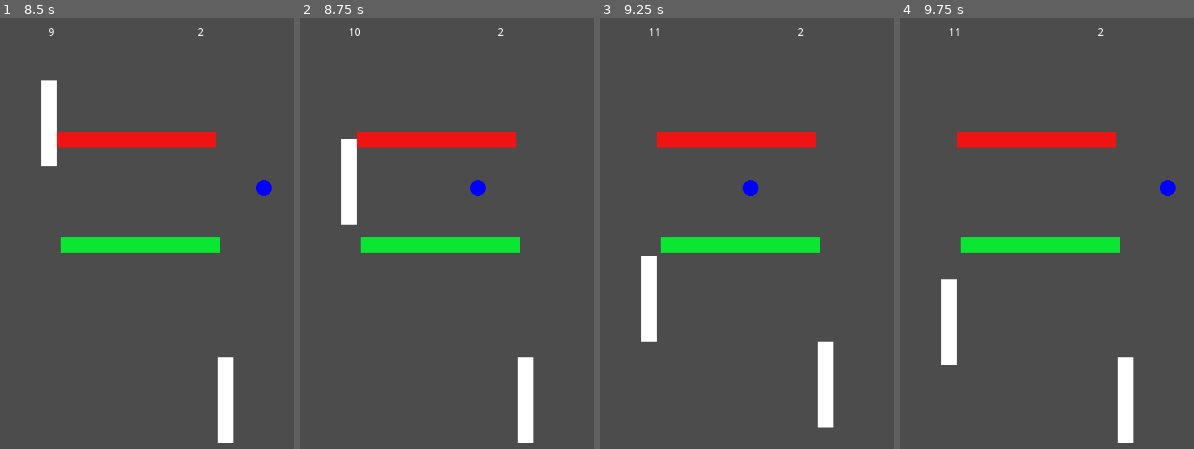
Above: before the commit, frames 1-4 (left to right).
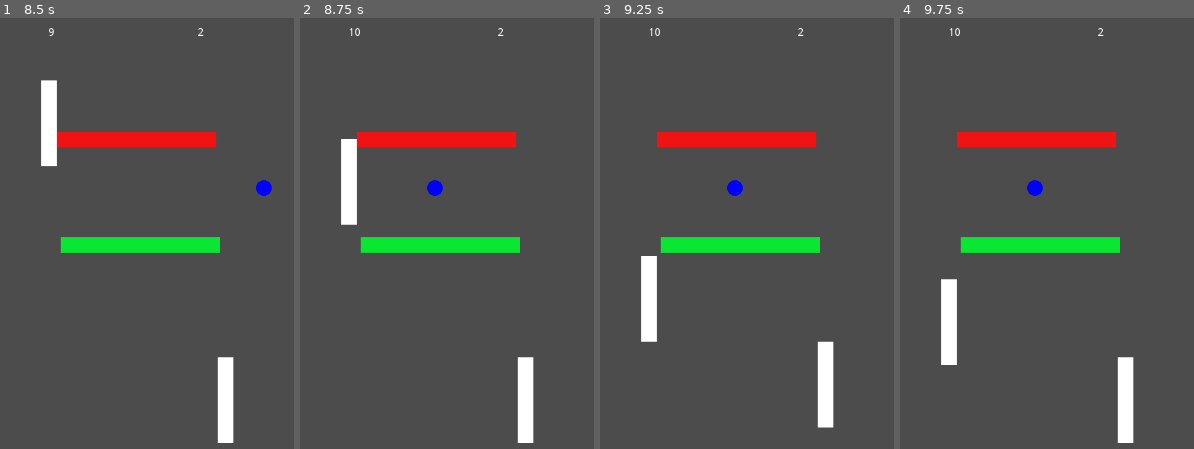
Above: after the commit, the same moments.

Repository: bitwes/GutTutorials
Game: Godot game, scene res://scenes/Game.tscn
The game is run twice, just before and just after one commit, with the same random seed, the same clock (stepped at 60 frames per second) and the same inputs. The project has no main scene, so this scene is started directly.
Inputs:
- Up to frame 1 (8.5 s): hold A (P1_Up) 0.53-1.28 s; hold Down (P2_Down) 0.53-1.28 s; hold Z (P1_Down) 1.28-2.03 s; tap Up (P2_Up) every 1.5 s from 1.35 to 7.35 s; hold Down (P2_Down) 2.03-2.78 s; hold A (P1_Up) 2.03-3.53 s; hold Down (P2_Down) 3.53-4.28 s; hold Z (P1_Down) 3.53-5.78 s; hold Down (P2_Down) 5.03-5.78 s; hold A (P1_Up) 5.78-8.03 s; hold Down (P2_Down) 6.53-7.28 s; hold Z (P1_Down) from 8.03 s (still down); hold Down (P2_Down) from 8.03 s (still down)
- Up to frame 2 (8.75 s): keep holding Z (P1_Down); keep holding Down (P2_Down)
- Up to frame 3 (9.25 s): keep holding Z (P1_Down); release Down (P2_Down) at 8.78 s; tap Up (P2_Up) at 8.85 s
- Up to frame 4 (9.75 s): release Z (P1_Down) at 9.53 s; hold A (P1_Up) from 9.53 s (still down); hold Down (P2_Down) from 9.53 s (still down)

Frame 1 is identical in both runs. In frame 2, 0.3% of the frame differs, in the area x 43-64%, y 37-42%; in frame 3, 0.3%; in frame 4, 0.4%, in the area x 18-94%, y 2-42%.

Commit message:
functional game over

Diff:
--- a/TddAndPong/Episode4/scripts/game.gd
+++ b/TddAndPong/Episode4/scripts/game.gd
@@ -3,6 +3,9 @@
 var _ball_start_pos = null
 var _p1_score = 0
 var _p2_score = 0
+var _max_score = 10
+
+signal game_over
 
 func _update_display():
 	$P1Score.set_text(str(_p1_score))
@@ -34,17 +37,26 @@
 func _on_P2KillBox_kill_ball():
 	p1_scores()
 
+func _game_over():
+	$Ball.set_speed(0)
+	emit_signal('game_over')
+
+
 func p1_scores():
 	$Ball.set_position(_ball_start_pos)
 	_p1_score += 1
 	$Ball.set_direction(Vector2(1, 0))
 	_update_display()
+	if(_p1_score == _max_score):
+		_game_over()
 
 func p2_scores():
 	$Ball.set_position(_ball_start_pos)
 	_p2_score += 1
 	$Ball.set_direction(Vector2(-1, 0))
 	_update_display()
+	if(_p2_score  == _max_score):
+		_game_over()
 
 func get_p1_score():
 	return _p1_score
@@ -60,3 +72,9 @@
 
 func get_ball():
 	return $Ball
+
+func get_max_score():
+	return _max_score
+
+func set_max_score(max_score):
+	_max_score = max_score
--- a/TddAndPong/Episode4/test/unit/test_game.gd
+++ b/TddAndPong/Episode4/test/unit/test_game.gd
@@ -21,6 +21,9 @@
 
 	func test_get_set_p2_score():
 		assert_accessors(Game.instance(), 'p2_score', 0, 10)
+
+	func test_get_set_max_score():
+		assert_accessors(_game, 'max_score', 10, 20)
 
 	# Does not use p2_score b/c it verifies the wiring of signal.  keep until
 	# wiring tests are broken out.
@@ -66,6 +69,30 @@
 		_game.get_ball().set_direction(Vector2(0, 0))
 		_game.p1_scores()
 		assert_eq(_game.get_ball().get_direction(), Vector2(1, 0))
+
+	func test_when_p1_reaches_max_score_game_over_signal_emitted():
+		watch_signals(_game)
+		_game.set_max_score(2)
+		_game.p1_scores()
+		_game.p1_scores()
+		assert_signal_emitted(_game, 'game_over')
+
+	func test_when_p2_reaches_max_score_game_over_signal_emitted():
+		watch_signals(_game)
+		_game.set_max_score(1)
+		_game.p2_scores()
+		assert_signal_emitted(_game, 'game_over')
+
+	func test_when_p1_wins_ball_does_not_move():
+		_game.set_max_score(1)
+		_game.p1_scores()
+		assert_eq(_game.get_ball().get_speed(), 0)
+
+	func test_when_p2_wins_ball_does_not_move():
+		_game.set_max_score(1)
+		_game.p2_scores()
+		assert_eq(_game.get_ball().get_speed(), 0)
+
 class TestGUI:
 	extends 'res://addons/gut/test.gd'
 
